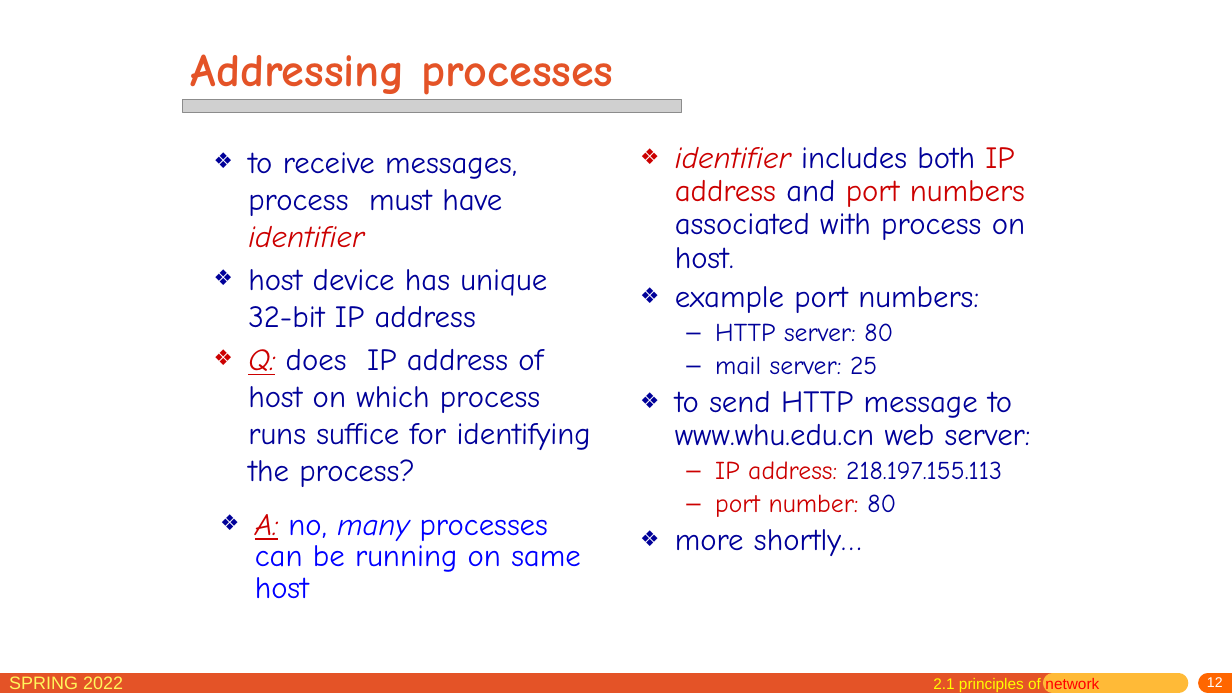
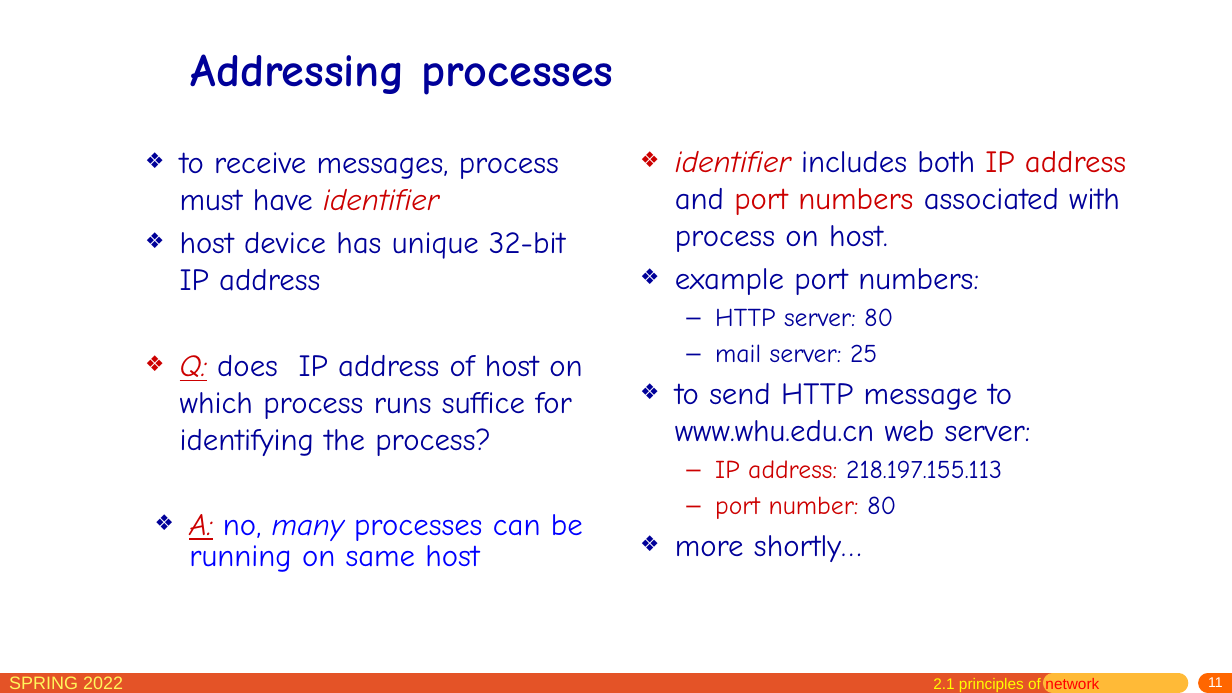
Before and after one commit to network-whu/slides, a slide deck: slide 11 of pptx/chapter2.pptx (slide 12 before the commit). Drawn at 1232x693 pixels with LibreOffice and Linux fonts; fonts in the diff are those of the drawing; grey boxes stand for pictures. Boxes give left, top, right and bottom in pixels: in the first picture for what was removed or moved away, otherwise in the second. Text is boxed around its words. In the diff, an @@ line names an element or a change of style, - is before the commit and + after.

```diff
--- a/pptx/chapter2.pptx
+++ b/pptx/chapter2.pptx
@@ title "Addressing processes" at box(191, 54, 614, 95): text colour #E45327 to #000099 @@
@@ picture removed at box(182, 99, 681, 112) @@
@@ text "to receive messages, process must ..." rewrapped from box(248, 152, 591, 487) to box(180, 152, 582, 456) @@
@@ text "identifier includes both IP address ..." at box(675, 151, 1126, 562): line spacing 0.9 to 1 @@
@@ text "A: no, many processes can ..." rewrapped from box(255, 514, 581, 599) to box(189, 514, 583, 572) @@
@@ page number at box(1208, 677, 1223, 687): text changed @@
-12
+11
```
Also in this commit, not shown: 107 other slides changed, 1 slide removed.
